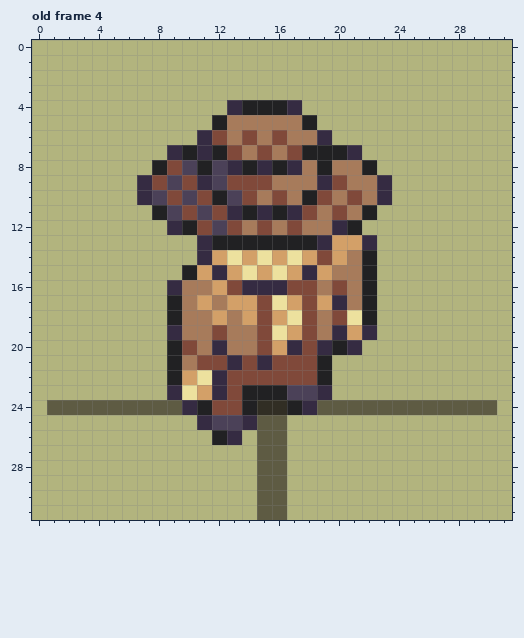
One commit to this pixel-art file: layer2/rendering/assets/iso/units/units.aseprite. Above is the file before it was changed.
32x32 pixels, 4 frames. Shown: old frame 4.
The result:
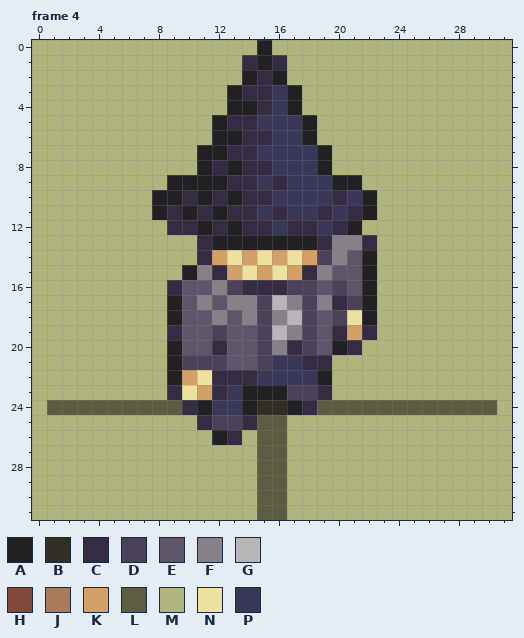
Palette (. is transparent): A #212123  B #312e24  C #352b42  D #4b4158  E #5f556a  F #868188  G #b8b5b9  H #80493a  J #a77b5b  K #d3a068  L #5e5b43  M #b2b47e  N #ede19e  P #3a3858
A new or re-ordered frame is compared with the old frame closest to it.
The edit:
frames 4 -> 5
Frame 4 is new; against old frame 4, layer "sprite":
y 0: x 15 M -> A
y 1: x 14..16 MMM -> CAC
y 2: x 14..16 MMM -> ACA
y 3: x 13..17 MMMMM -> ACCPA
y 4: x 13 C -> A; x 15..17 AAC -> CPA
y 5: x 13..17 JJJJJ -> CCPPP
y 6: x 11..19 CHJHJHJJC -> MAACCPPAM
y 7: x 9..11 CAC -> MMA; x 13..18 HJHJHA -> CCPPPP; x 20..21 AC -> MM
y 8: x 8..10 AHD -> MMM; x 12..14 DCA -> CAC; x 16..18 ACJ -> PPP; x 20..22 JJA -> MMM
y 9: x 7..23 CHDHCDHHHJJJCHJJC -> MMAAAACCPCPPPAAMM
y 10: x 7..23 CDHDHADHJHJAHJHJC -> MAACACACCPPPPCPAM
y 11: x 9..12 DHDH -> CACA; x 14..21 ACACHJHJ -> CPCPPCPC
y 12: x 10..19 AHDHJHJHJJ -> CACACCPCCP
y 13: x 20..21 KK -> FF
y 14: x 19..21 HKJ -> DFE
y 15: x 11 K -> F; x 19..21 KJJ -> FEE
y 16: x 10..13 JJKH -> EEFD; x 17..21 HHJHJ -> DDEDE
y 17: x 10..19 JKJKKHNKHK -> EFEFFDGFDF; x 21 J -> D
y 18: x 10..20 JJKJKHKNHJH -> EEFEFDFGDED
y 19: x 10..19 JJHJJHNKHJ -> EEDEEDGFDE
y 20: x 10..11 HJ -> EE; x 13..16 JJHK -> EEDF; x 18..19 HC -> DE
y 21: x 10..19 JHHCHCHHHA -> DDDEEDPPCC
y 22: x 13..18 HHHHHH -> CCPPPP
y 23: x 13 H -> P
y 24: x 12..13 HH -> PP
